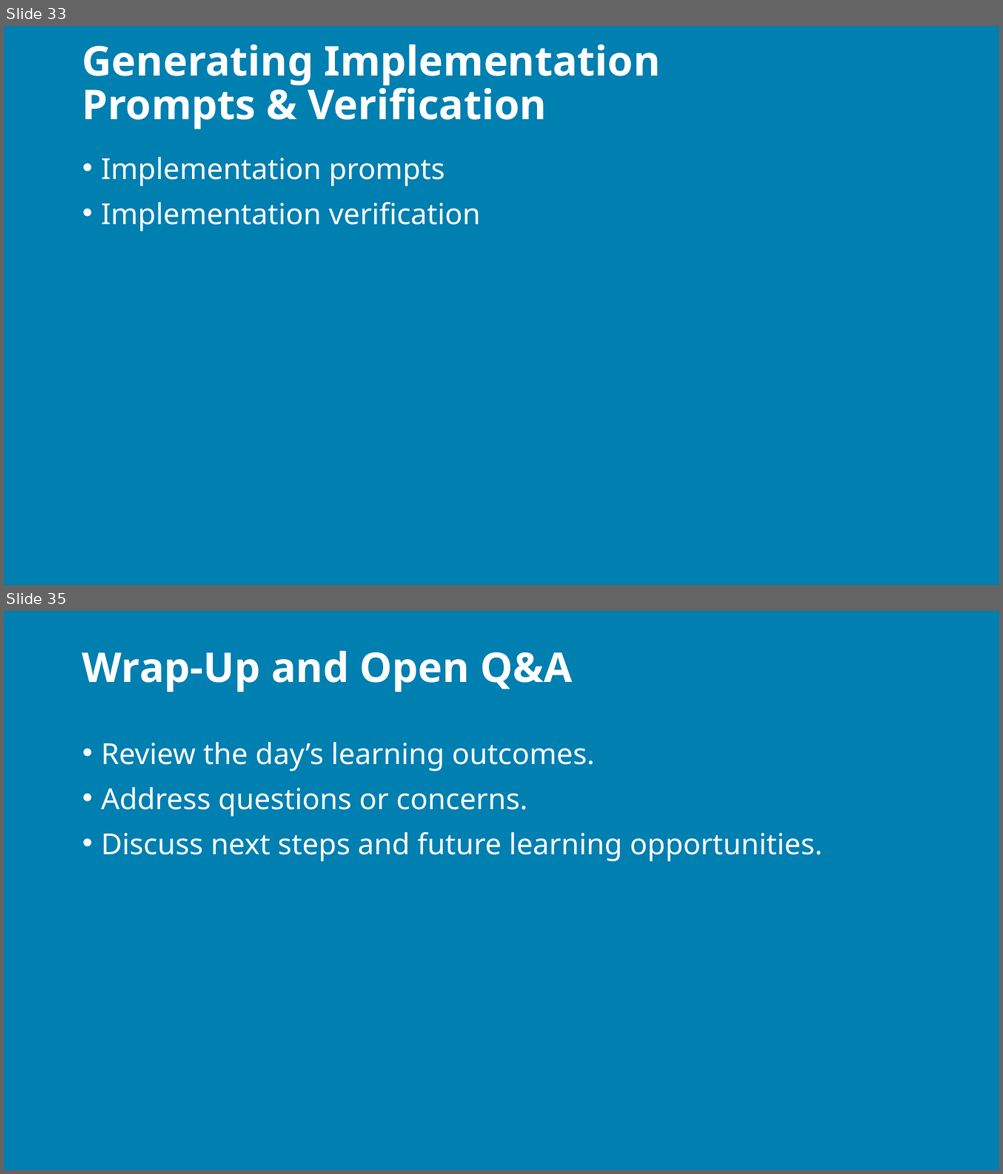
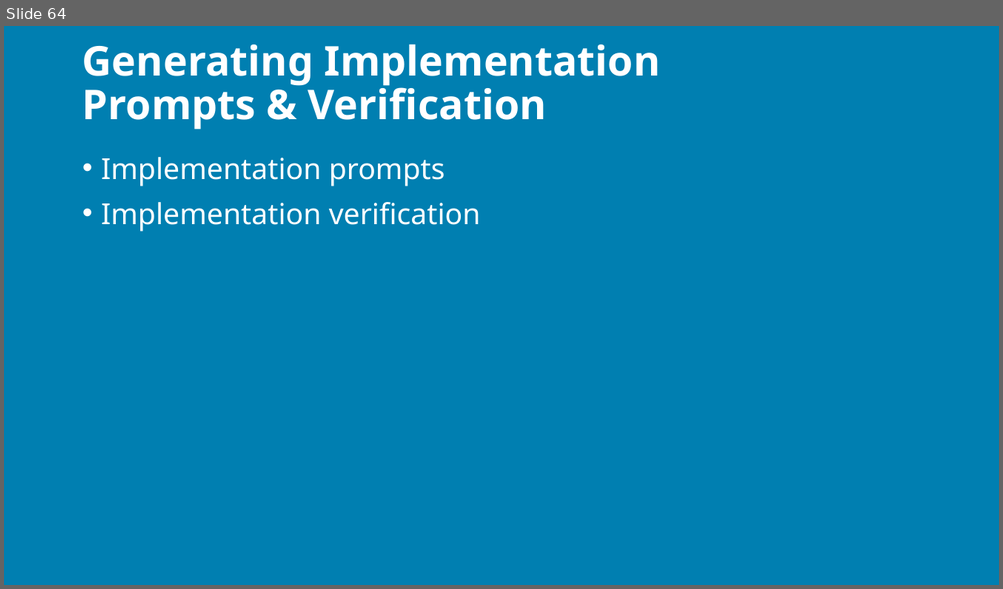
Before and after one commit to j0hnnymiller/AI-Assisted-Software-Development, a slide deck: Slides/AIASD-Greenfield-slides.pptx. Shown one above the other, each under a label of ours: slides 33 and 35 before the commit, slide 64 after it; the slides between them are not shown. The pictures are 1003x1174 and 1003x589 pixels, drawn with LibreOffice and Linux fonts; fonts in the diff are those of the drawing; background and template pictures are left out. Boxes give left, top, right and bottom in pixels: in the first picture for what was removed or moved away, otherwise in the second. Text is boxed around its words. In the diff, an @@ line names an element or a change of style, - is before the commit and + after.

```diff
--- a/Slides/AIASD-Greenfield-slides.pptx
+++ b/Slides/AIASD-Greenfield-slides.pptx
@@ slide 35 removed at <box>4,611,999,1170</box>, background picture (left out) @@
@@ title removed at <box>82,651,572,692</box> @@
-Wrap-Up and Open Q&A
@@ text removed at <box>101,742,822,862</box> @@
-• Review the day’s learning outcomes.
-• Address questions or concerns.
-• Discuss next steps and future learning opportunities.
@@ what was slide 33 is now slide 64 @@
```
Also in this commit, not shown: 5 slides changed, 33 slides added.
